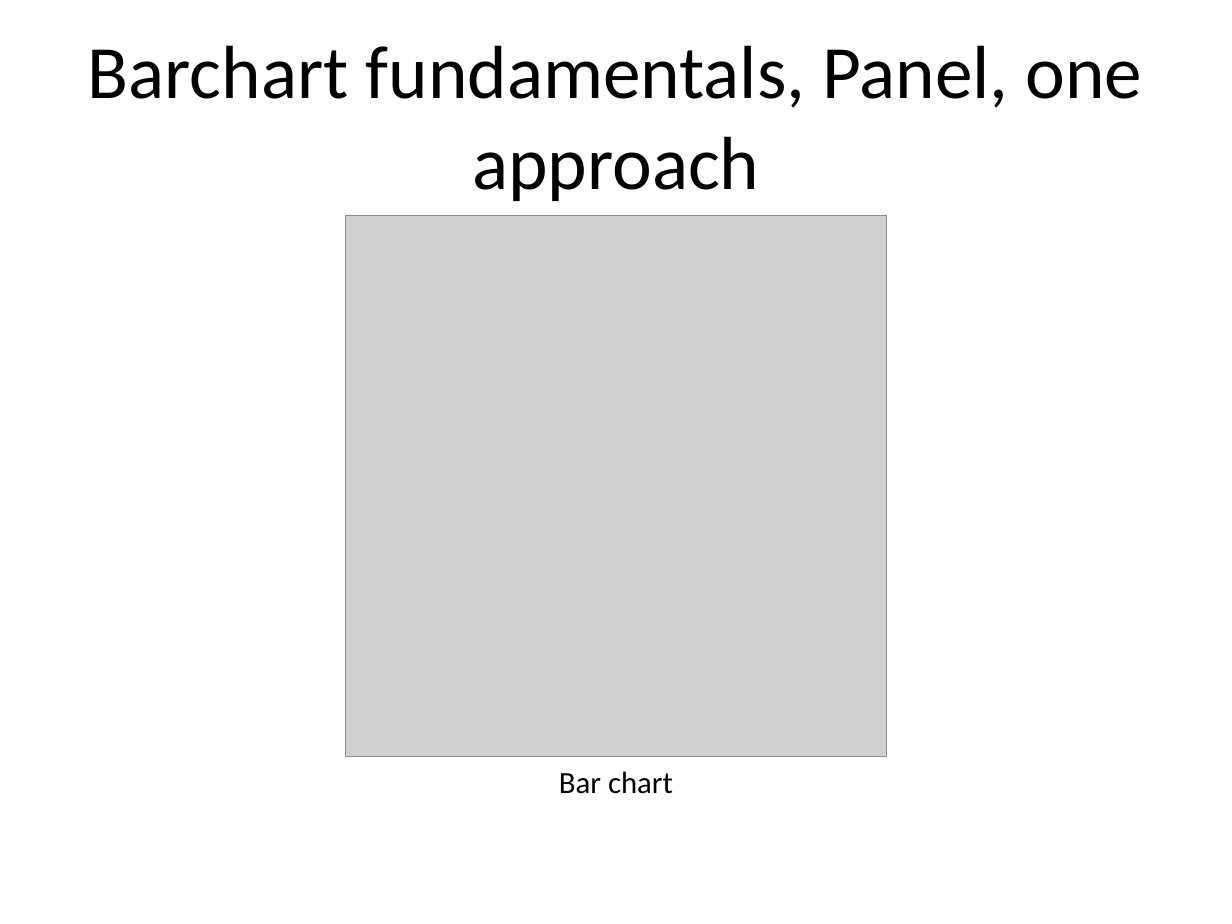
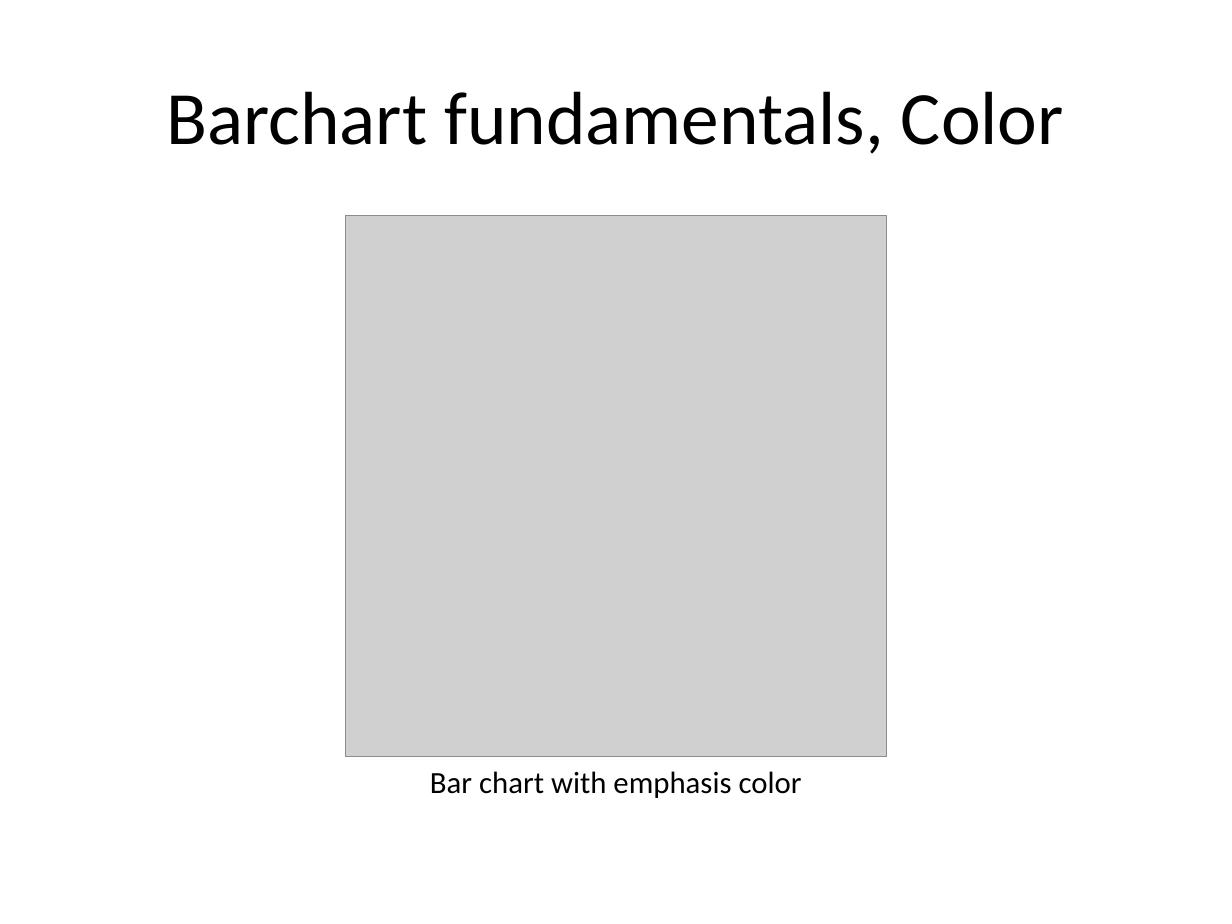
Before and after one commit to pmean/data-visualization, a slide deck: slide 66 of data-viz-02/src/complete-lecture.pptx (slide 75 before the commit). Drawn at 1232x924 pixels with LibreOffice and Linux fonts; fonts in the diff are those of the drawing; grey boxes stand for pictures. Boxes give left, top, right and bottom in pixels: in the first picture for what was removed or moved away, otherwise in the second. Text is boxed around its words. In the diff, an @@ line names an element or a change of style, - is before the commit and + after.

```diff
--- a/data-viz-02/src/complete-lecture.pptx
+++ b/data-viz-02/src/complete-lecture.pptx
@@ title at box(166, 91, 1064, 154): text changed @@
-Barchart fundamentals, Panel, one approach
+Barchart fundamentals, Color
@@ text at box(430, 771, 802, 798): text changed @@
-Bar chart
+Bar chart with emphasis color
```
Also in this commit, not shown: 20 other slides changed, 13 slides added, 19 slides removed, 10 other files.
